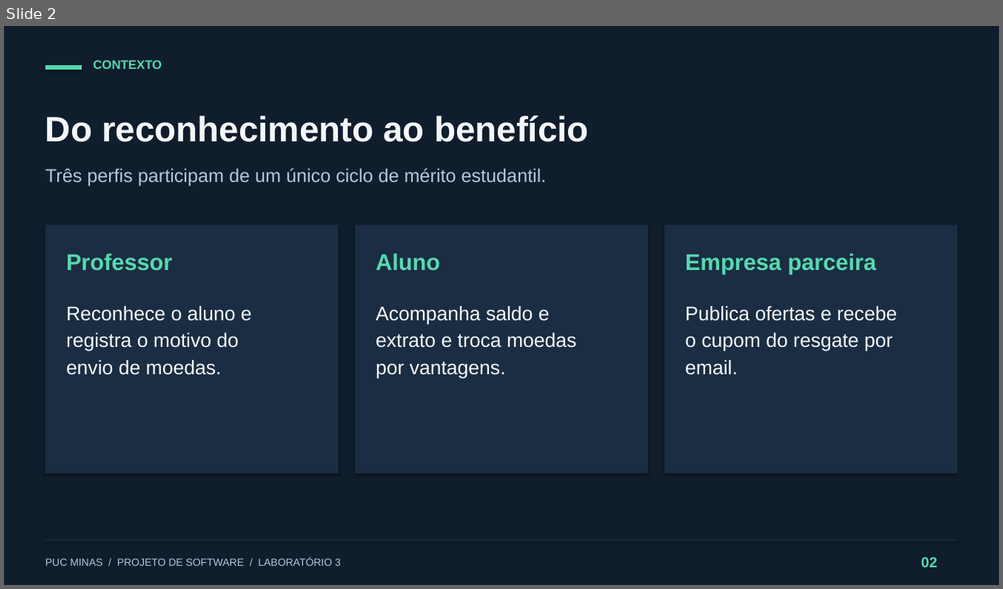
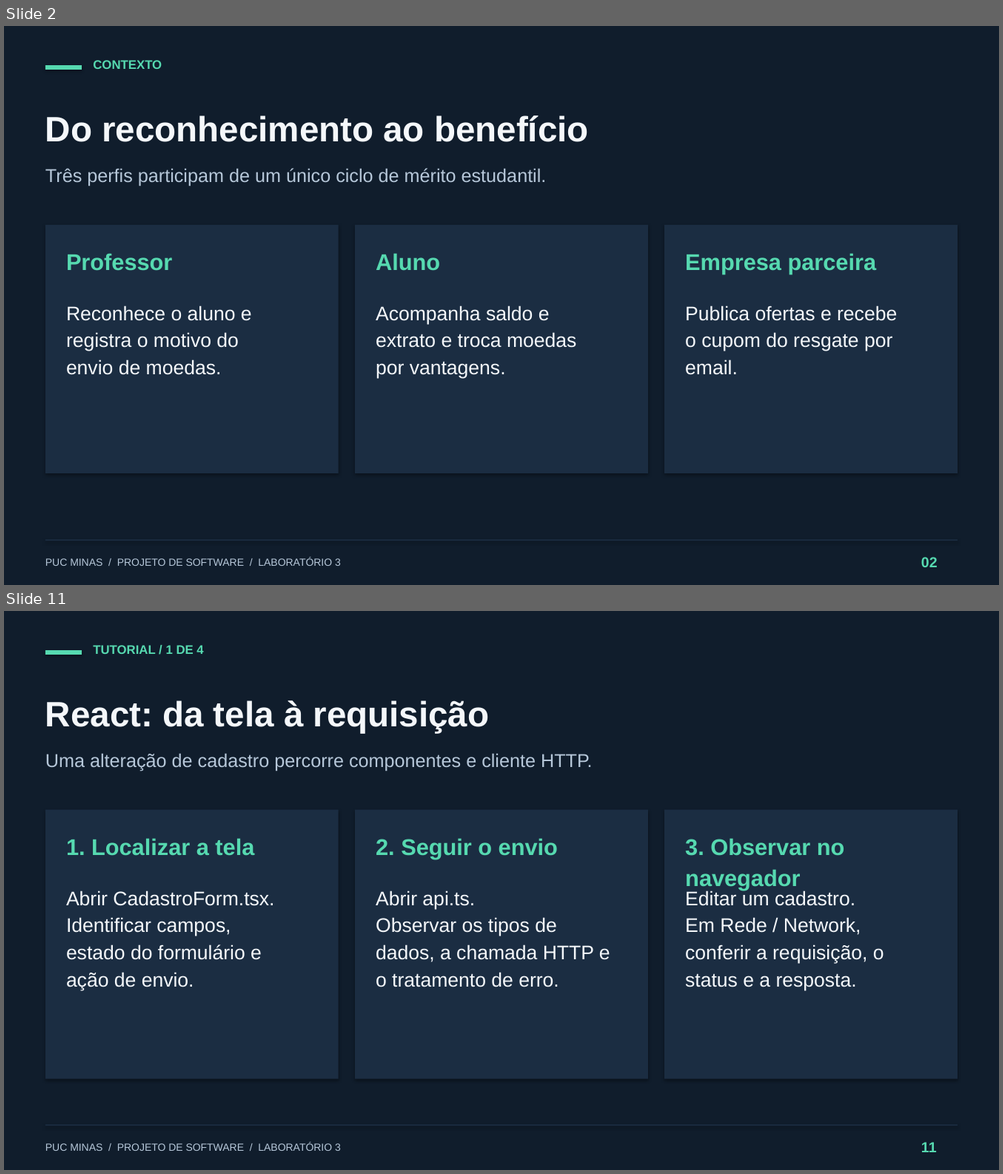
Before and after one commit to GuilhermeHortaDias/Puc_DevSoft_Lab3, a slide deck: docs/apresentacao/Sistema-de-Moeda-Estudantil.pptx. Shown one above the other, each under a label of ours: slide 2 before the commit, slides 2 and 11 after it; the slides between them are not shown. The pictures are 1003x589 and 1003x1174 pixels, drawn with LibreOffice and Linux fonts; fonts in the diff are those of the drawing. Boxes give left, top, right and bottom in pixels: in the first picture for what was removed or moved away, otherwise in the second. Text is boxed around its words. In the diff, an @@ line names an element or a change of style, - is before the commit and + after.

Commit message:
docs: adequar apresentacao ao enunciado e incluir tutorial das tecnologias

```diff
--- a/docs/apresentacao/Sistema-de-Moeda-Estudantil.pptx
+++ b/docs/apresentacao/Sistema-de-Moeda-Estudantil.pptx
@@ slide 11 added at [4,611,999,1170], background #FFFFFF @@
@@ rectangle added at [4,611,999,1170], fill #101D2C @@
@@ rectangle added at [45,650,82,655], fill #56D9B0 @@
@@ text added at [93,645,203,654], 12 pt, text #56D9B0, bold @@
+TUTORIAL / 1 DE 4
@@ text added at [45,701,489,734], 34 pt, text #F4F7FA, bold @@
+React: da tela à requisição
@@ text added at [45,753,592,772], 18 pt, text #B6C7D9 @@
+Uma alteração de cadastro percorre componentes e cliente HTTP.
@@ rectangle added at [45,810,339,1079], fill #1B2D42 @@
@@ rectangle added at [355,810,648,1079], fill #1B2D42 @@
@@ rectangle added at [664,810,958,1079], fill #1B2D42 @@
@@ text added at [66,838,254,856], 22 pt, text #56D9B0, bold @@
+1. Localizar a tela
@@ text added at [375,838,558,859], 22 pt, text #56D9B0, bold @@
+2. Seguir o envio
@@ text added at [685,838,845,891], 22 pt, text #56D9B0, bold @@
+3. Observar no
+navegador
@@ text added at [66,891,274,991], 19 pt, text #F4F7FA @@
+Abrir CadastroForm.tsx.
+Identificar campos,
+estado do formulário e
+ação de envio.
@@ text added at [375,891,610,988], 19 pt, text #F4F7FA @@
+Abrir api.ts.
+Observar os tipos de
+dados, a chamada HTTP e
+o tratamento de erro.
@@ text added at [685,890,884,991], 19 pt, text #F4F7FA @@
+Editar um cadastro.
+Em Rede / Network,
+conferir a requisição, o
+status e a resposta.
@@ rectangle added at [45,1125,958,1126], fill #1B2D42 @@
@@ text added at [45,1143,341,1151], 10 pt, text #B6C7D9 @@
+PUC MINAS / PROJETO DE SOFTWARE / LABORATÓRIO 3
@@ text added at [921,1142,936,1153], 14 pt, text #56D9B0, bold @@
+11
```
Also in this commit, not shown: 8 slides changed, 5 other slides added, 2 slides removed, 3 other files.
